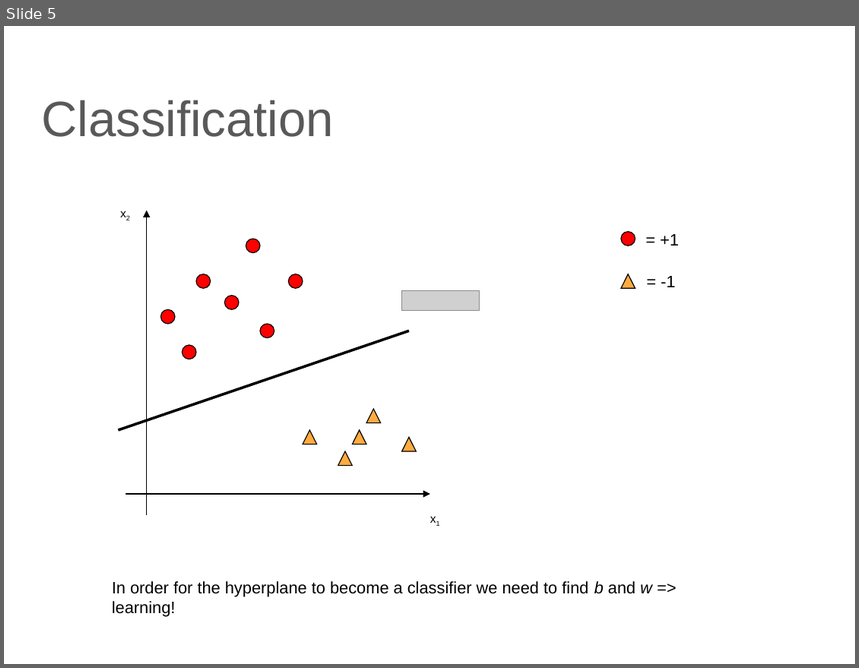
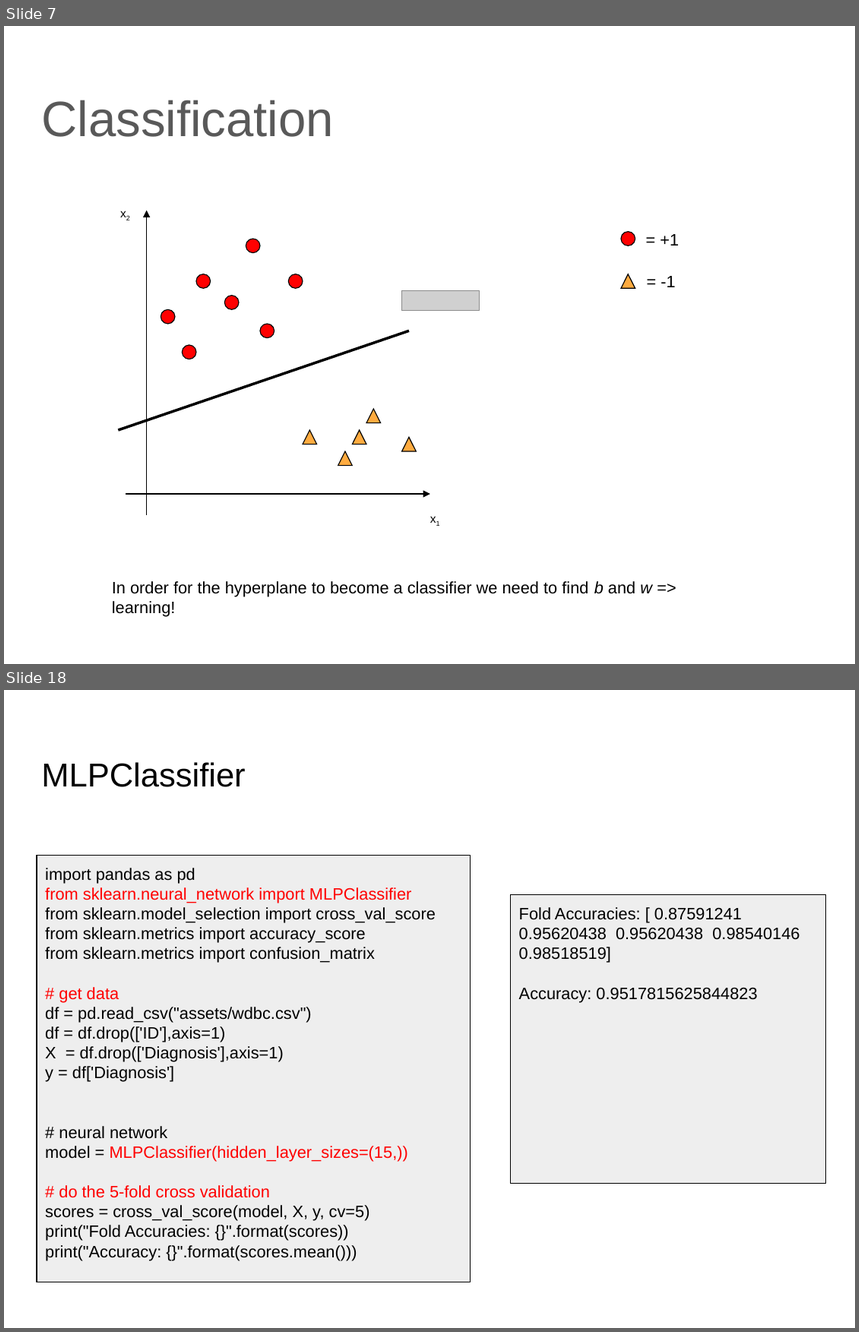
Before and after one commit to lutzhamel/CSC310, a slide deck: 14-ANN.pptx. Shown one above the other, each under a label of ours: slide 5 before the commit, slides 7 and 18 after it; the slides between them are not shown. The pictures are 859x668 and 859x1332 pixels, drawn with LibreOffice and Linux fonts; fonts in the diff are those of the drawing; grey boxes stand for pictures. Boxes give left, top, right and bottom in pixels: in the first picture for what was removed or moved away, otherwise in the second. Text is boxed around its words. In the diff, an @@ line names an element or a change of style, - is before the commit and + after.

```diff
--- a/14-ANN.pptx
+++ b/14-ANN.pptx
@@ slide 18 added at <box>4,690,855,1328</box>, background #FFFFFF @@
@@ title added at <box>41,762,245,787</box>, 28 pt, text #000000 @@
+MLPClassifier
@@ rectangle added at <box>37,855,470,1283</box>, fill #EEEEEE, outline #000000 0.75 pt, 14 pt, text #000000 @@
+import pandas as pd
+from sklearn.neural_network import MLPClassifier
+from sklearn.model_selection import cross_val_score
+from sklearn.metrics import accuracy_score
+from sklearn.metrics import confusion_matrix
+# get data
+df = pd.read_csv("assets/wdbc.csv")
+df = df.drop(['ID'],axis=1)
+X = df.drop(['Diagnosis'],axis=1)
+y = df['Diagnosis']
+# neural network
+model = MLPClassifier(hidden_layer_sizes=(15,))
+# do the 5-fold cross validation
+scores = cross_val_score(model, X, y, cv=5)
+print("Fold Accuracies: {}".format(scores))
+print("Accuracy: {}".format(scores.mean()))
@@ rectangle added at <box>510,895,826,1185</box>, fill #EEEEEE, outline #000000 0.75 pt, 14 pt, text #000000 @@
+Fold Accuracies: [ 0.87591241 0.95620438 0.95620438 0.98540146 0.98518519]
+Accuracy: 0.9517815625844823
@@ what was slide 5 is now slide 7 @@
```
Also in this commit, not shown: 16 other slides added, 3 slides removed, 5 other files.
